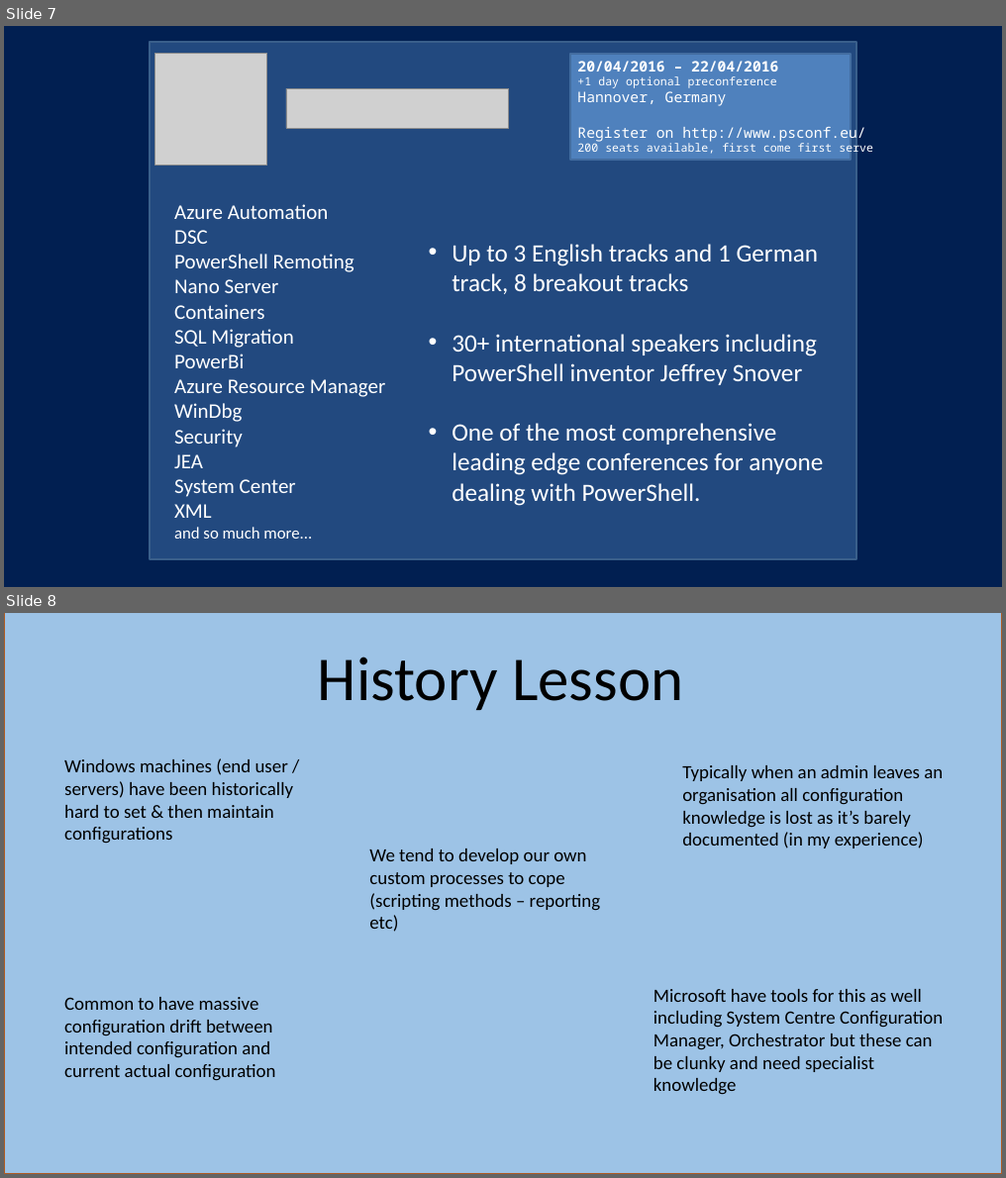
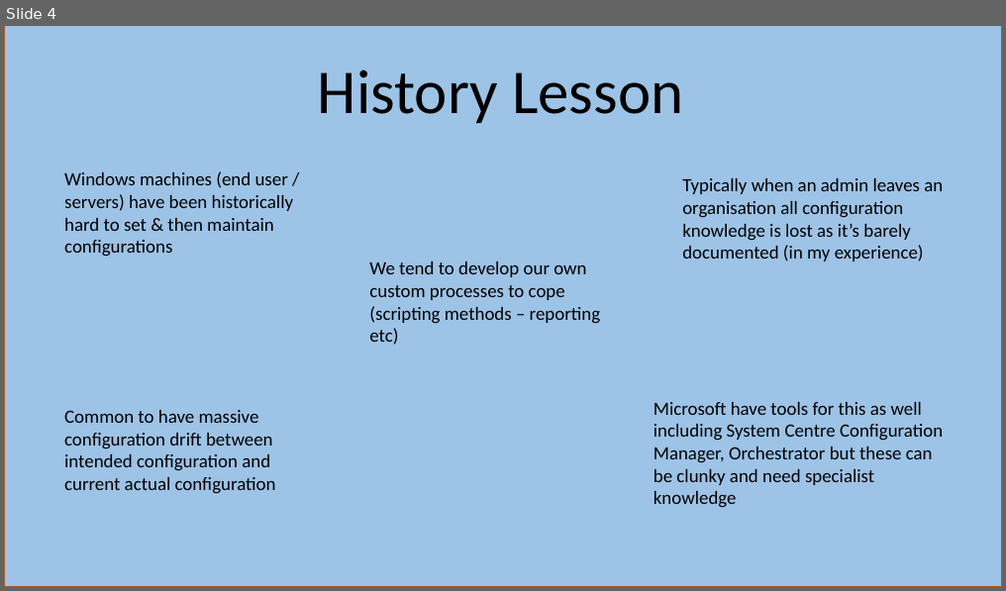
Before and after one commit to kilasuit/Presentations, a slide deck: Intro to DSC/Intro to DSC.pptx. Shown one above the other, each under a label of ours: slides 7 and 8 before the commit, slide 4 after it. The pictures are 1006x1178 and 1006x591 pixels, drawn with LibreOffice and Linux fonts; fonts in the diff are those of the drawing; grey boxes stand for pictures. Boxes give left, top, right and bottom in pixels: in the first picture for what was removed or moved away, otherwise in the second. Text is boxed around its words. In the diff, an @@ line names an element or a change of style, - is before the commit and + after.

```diff
--- a/Intro to DSC/Intro to DSC.pptx
+++ b/Intro to DSC/Intro to DSC.pptx
@@ slide 7 removed at (4, 26, 1002, 587), background #011F51 @@
@@ rectangle removed at (150, 42, 856, 561) @@
@@ picture removed at (155, 53, 267, 166) @@
@@ rectangle removed at (570, 54, 851, 160) @@
@@ text removed at (577, 61, 873, 156) @@
-20/04/2016 – 22/04/2016
-+1 day optional preconference
-Hannover, Germany
-Register on http://www.psconf.eu/
-200 seats available, first come first serve
@@ picture removed at (286, 89, 509, 129) @@
@@ text removed at (174, 204, 386, 539) @@
-Azure Automation
-DSC
-PowerShell Remoting
-Nano Server
-Containers
-SQL Migration
-PowerBi
-Azure Resource Manager
-WinDbg
-Security
-JEA
-System Center
-XML
-and so much more...
@@ text removed at (451, 244, 823, 506) @@
-• Up to 3 English tracks and 1 German track, 8 breakout tracks
-• 30+ international speakers including PowerShell inventor Jeffrey Snover
-• One of the most comprehensive leading edge conferences for anyone dealing with PowerShell.
@@ what was slide 8 is now slide 4 @@
```
Also in this commit, not shown: 4 slides changed, 3 other slides removed, 4 other files.
